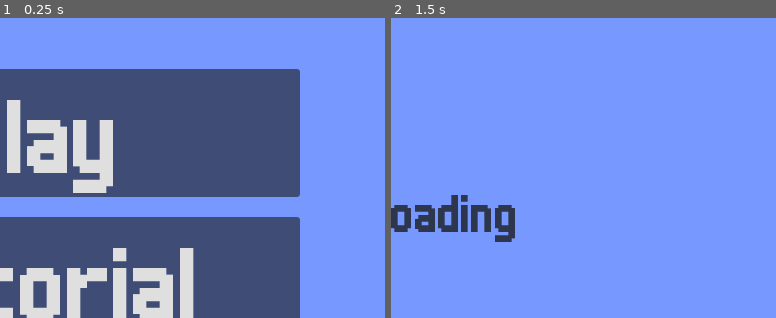
Above: before the commit, frames 1-2 (left to right).
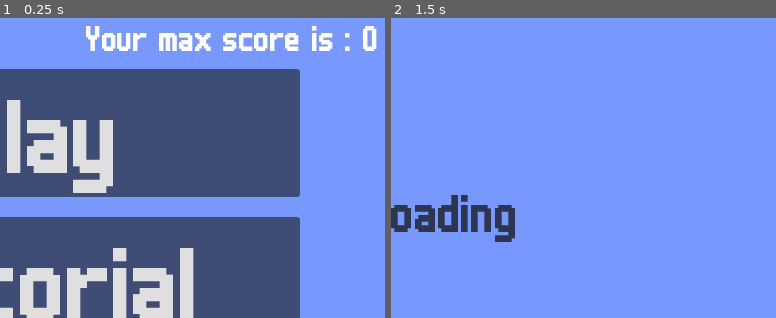
Above: after the commit, the same moments.

Repository: ErickStrigga/AvionesProyecto
Game: Godot game, scene res://Scenes/Menu.tscn
Same seed, same stepped clock (60 frames per second), same inputs: the game is played once before the commit and once after it.
Inputs:
- Up to frame 1 (0.25 s): no input
- Up to frame 2 (1.5 s): click "Play" at 0.5 s; tap Enter (ui_accept) at 1.25, 1.35 s; hold D from 1.28 s (still down)
The pictures show only the part of the screen within x 45-95%, y 20-70%; the shares and areas given below are measured in that part.

The runs differ from the first frame. In frame 1, 2.6% of the frame differs, in the area x 22-98%, y 2-11%; in frame 2, nothing differs.

Commit message:
Agregando sistema de guardado de puntaje

Diff:
--- a/Scenes/Menu.tscn
+++ b/Scenes/Menu.tscn
@@ -54,6 +54,15 @@
 theme_override_font_sizes/font_size = 120
 text = "Quit"
 
+[node name="Label" type="Label" parent="."]
+layout_mode = 0
+offset_left = 446.0
+offset_top = 122.0
+offset_right = 694.0
+offset_bottom = 164.0
+theme = ExtResource("1_3kf3n")
+text = "Your max score is"
+
 [connection signal="button_down" from="VBoxContainer/MarginContainer/VBoxContainer/Button" to="." method="_on_button_button_down"]
 [connection signal="button_down" from="VBoxContainer/MarginContainer/VBoxContainer/Button2" to="." method="_on_button_2_button_down"]
 [connection signal="button_up" from="VBoxContainer/MarginContainer/VBoxContainer/Button3" to="." method="_on_button_3_button_up"]
--- a/Scenes/World.tscn
+++ b/Scenes/World.tscn
@@ -61,9 +61,9 @@
 
 [node name="Pausegame" type="Label" parent="."]
 z_index = 6
-offset_left = 238.0
+offset_left = 4.0
 offset_top = 231.0
-offset_right = 586.0
+offset_right = 800.0
 offset_bottom = 404.0
 size_flags_horizontal = 6
 size_flags_vertical = 6
@@ -83,11 +83,7 @@
 offset_bottom = 40.0
 script = ExtResource("7_wygdx")
 
-[node name="GameOverControl" type="Control" parent="."]
-layout_mode = 3
-anchors_preset = 0
-offset_right = 40.0
-offset_bottom = 40.0
+[node name="GameOverControl" type="Node" parent="."]
 script = ExtResource("8_bah7m")
 
 [connection signal="button_up" from="CanvasLayer/Button" to="." method="_on_button_button_up"]
--- a/Scripts/Player.gd
+++ b/Scripts/Player.gd
@@ -1,15 +1,13 @@
 extends Area2D
 @onready var b = preload("res://Scenes/Bullet.tscn")
-@export var life : int
-@export var score : int
-@export var level : int
-@export var t : float
-var timer : float
-var vel : int
+@export var life = 10
+@export var score = 0
+@export var level  = 1
+@export var t = 0
+var timer = 0.4
+var vel = 300
 
 func _ready() -> void:
-	t = 0
-	level = 1 ; score = 0 ; life = 10 ; timer = 0.4 ; vel = 300
 	$AnimationPlayer.play("Static")
 
 func _process(delta: float) -> void:
--- a/Scripts/World.gd
+++ b/Scripts/World.gd
@@ -1,10 +1,9 @@
 extends Node2D
-@export var h = 0
 @export var rand : int
 func _process(delta: float) -> void:
 	rand = randi_range(0,1)
 	$CanvasLayer/Life.text = "Life : " + str($Area2D.life)
-	$CanvasLayer/Score.text = "Score : " + str(h)
+	$CanvasLayer/Score.text = "Score : " + str($Area2D.score)
 
 
 func _on_button_button_up() -> void:
--- a/Scripts/enemy_1.gd
+++ b/Scripts/enemy_1.gd
@@ -29,7 +29,7 @@
 func _on_area_shape_entered(area_rid: RID, area: Area2D, area_shape_index: int, local_shape_index: int) -> void:
 	if (area.is_in_group("Bullets")):
 		if (life <= 1):
-			get_parent().h += 10
+			get_parent().get_node("Area2D").score += 10
 			if get_parent().rand == 0:
 				var item = i.instantiate()
 				get_parent().add_child(item)
@@ -38,7 +38,7 @@
 		else:
 			life -= (1 * area.level);
 	if (area.is_in_group("Player")):
-		get_parent().h += 10
+		area.score += 10
 		queue_free()
 	if not area.is_in_group("Collisions") or not area.is_in_group("Items"):
 		$AnimationPlayer.play("Hitting")
--- a/Scripts/game_over_control.gd
+++ b/Scripts/game_over_control.gd
@@ -1,10 +1,25 @@
-extends Control
+extends Node
+
+const PATH = "user://MaxScore.txt"
 
 func _process(delta: float) -> void:
 	var player = get_parent().get_node("Area2D")
-	var txt = get_parent().get_node("Pausegame")
+	var pause_over = get_parent().get_node("Pausegame")
 	if player.life <= 0:
-		txt.text = "Game over, press ESC to retry"
-		if Input.is_action_just_pressed("ui_cancel"):
+		pause_over.text = "Game over, press ENTER to retry"
+		if Input.is_action_just_pressed("ui_accept"):
+			save_game(player.score);
 			var sc = load("res://Scenes/Vacio.tscn")
 			get_tree().change_scene_to_packed(sc)
+
+func save_game(score : int):
+	var act = load_game()
+	if score > int(act):
+		var file = FileAccess.open(PATH,FileAccess.WRITE)
+		file.store_string(str(score))
+		file.close()
+func load_game():
+	var file = FileAccess.open(PATH,FileAccess.READ)
+	var cont = file.get_as_text()
+	file.close()
+	return cont
--- a/Scripts/menu.gd
+++ b/Scripts/menu.gd
@@ -1,4 +1,26 @@
 extends Control
+
+var PATH = "user://MaxScore.txt"
+
+func _ready() -> void:
+	if not FileAccess.file_exists(PATH):
+		save_game(0)
+	var score = load_game()
+	$Label.text = "Your max score is : " + str(score)
+
+func load_game():
+	var max_score
+	var file = FileAccess.open(PATH,FileAccess.READ)
+	if file:
+		max_score = file.get_as_text()
+	else:
+		push_error("Error to charge the save-game-file")
+	return max_score
+
+func save_game(score : int):
+	var file = FileAccess.open(PATH,FileAccess.WRITE)
+	file.store_string(str(score))
+	file.close()
 
 func _on_button_button_down() -> void:
 	var scene = load("res://Scenes/Vacio.tscn")
Not shown, added: MaxScore.save
